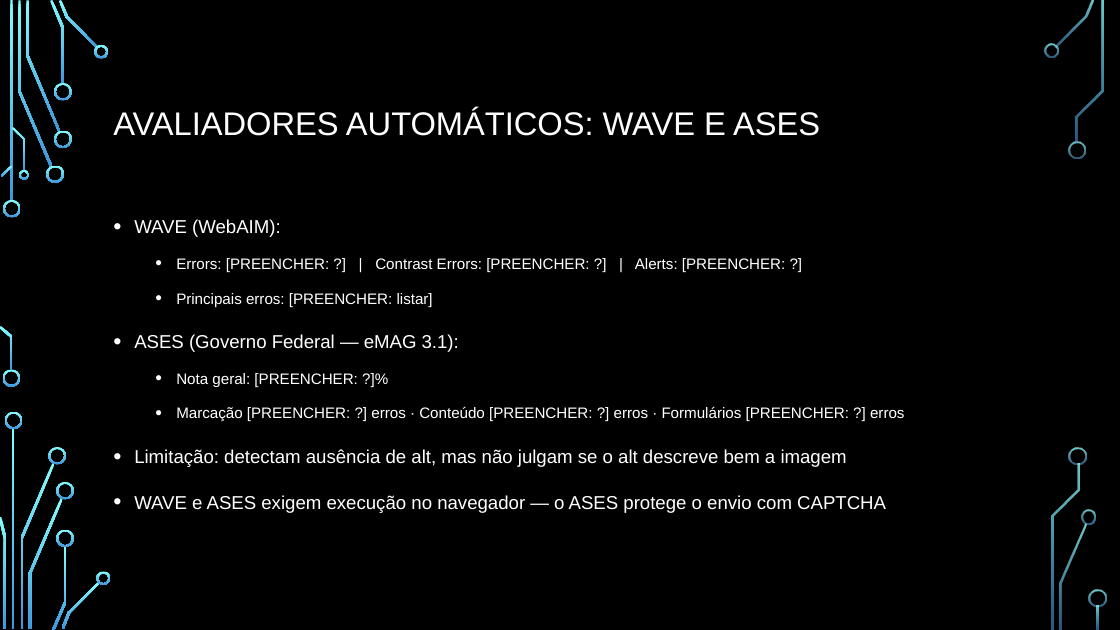
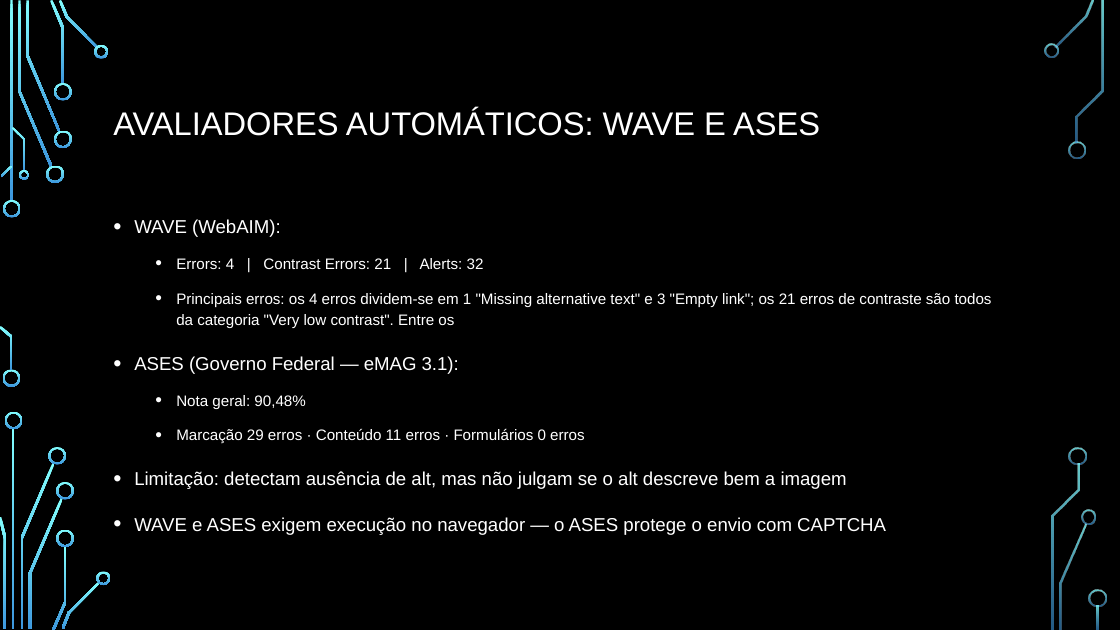
Before and after one commit to guilhermedopp/atividades, a slide deck: slide 8 of apresentacao/APRESENTACAO_AVALIACAO_ACESSIBILIDADE.pptx. Drawn at 1120x630 pixels with LibreOffice and Linux fonts; fonts in the diff are those of the drawing; background and template pictures are left out. Boxes give left, top, right and bottom in pixels: in the first picture for what was removed or moved away, otherwise in the second. Text is boxed around its words. In the diff, an @@ line names an element or a change of style, - is before the commit and + after.

```diff
--- a/apresentacao/APRESENTACAO_AVALIACAO_ACESSIBILIDADE.pptx
+++ b/apresentacao/APRESENTACAO_AVALIACAO_ACESSIBILIDADE.pptx
@@ text at (176, 258, 992, 328): text changed @@
-  • Errors: [PREENCHER: ?] | Contrast Errors: [PREENCHER: ?] | Alerts: [PREENCHER: ?]
-  • Principais erros: [PREENCHER: listar]
+  • Errors: 4 | Contrast Errors: 21 | Alerts: 32
+  • Principais erros: os 4 erros dividem-se em 1 "Missing alternative text" e 3 "Empty link"; os 21 erros de contraste são todos da categoria "Very low contrast". Entre os
@@ text at (176, 395, 584, 444): text changed @@
-  • Nota geral: [PREENCHER: ?]%
-  • Marcação [PREENCHER: ?] erros · Conteúdo [PREENCHER: ?] erros · Formulários [PREENCHER: ?] erros
+  • Nota geral: 90,48%
+  • Marcação 29 erros · Conteúdo 11 erros · Formulários 0 erros
```
Also in this commit, not shown: 2 other slides changed, 16 other files.
